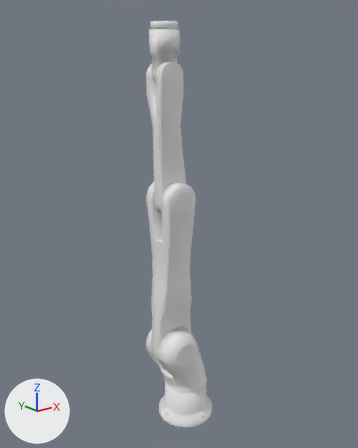
One commit to the COLLADA model models/ph-mpd-fcm/prod/scene/kuka.dae: the scene before it, then after it.
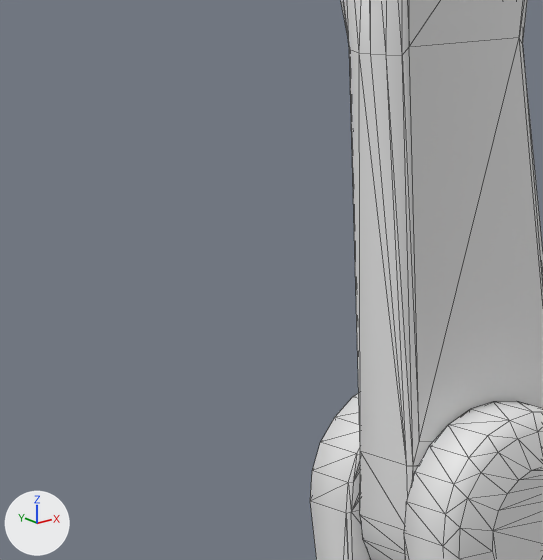
The first picture shows the older version from a 50 mm lens placed at (-10.06, -12.18, 12.24), pointed at (-0.19, 0.16, 7.31). The close-ups show both versions on the part from 27% to 51% of the width and 26% to 46% of the height of that picture; other places that the commit changed are outside them. Arrows for +X, +Y and +Z are at lower left; the lights stay in place. The close-ups show mesh edges as thin lines. Where no turn or scale is listed for an object, it has been applied to the vertices.

Names of what the first close-up shows: 'kukaLink2', 'kukaLink3'.
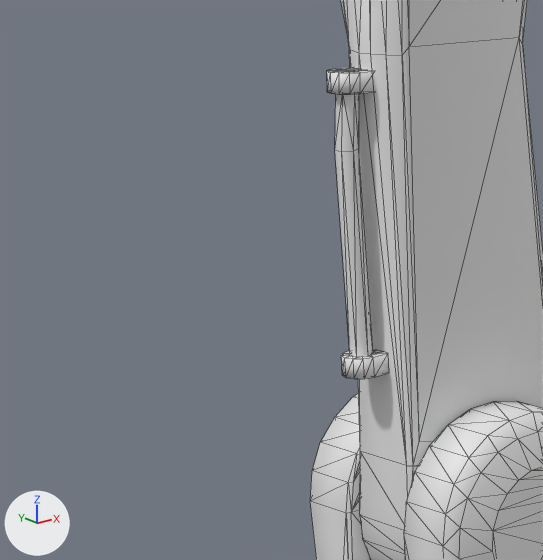
Pixel boxes [x1, y1, x2, y2] of what changed, in the close-ups (543 x 560 px):
'Circle_006', added: after [335, 94, 373, 357]
'kukaSleeveFixture4', added: after [327, 68, 374, 94]
'kukaSleeveFixture3', added: after [341, 350, 388, 379]

Edits to the bpy script that builds the scene:
```text
Add me_circle_006:
    me_circle_006.from_pydata(...)  # 48 vertices, 64 faces; spans x -0.1..0.1, y -0.1..0.1, z -0.05..0.05
Add me_circle_015:
    me_circle_015.from_pydata(...)  # 18 vertices, 24 faces; spans x -0.119..0.05, y -0.057..0.06, z -0.003..1.285
Add me_circle_011:
    me_circle_011.from_pydata(...)  # 48 vertices, 64 faces; spans x -0.103..0.103, y -0.1..0.1, z -0.056..0.056
Add ob_kukasleevefixture4:
    ob_kukasleevefixture4 = bpy.data.objects.new('kukaSleeveFixture4', me_circle_006)
    ob_kukasleevefixture4.location = (-1.332, 0.0, 10.464)
Add ob_circle_006:
    ob_circle_006 = bpy.data.objects.new('Circle_006', me_circle_015)
    ob_circle_006.location = (-1.278, -0.003, 9.132)
Add ob_kukasleevefixture3:
    ob_kukasleevefixture3 = bpy.data.objects.new('kukaSleeveFixture3', me_circle_011)
    ob_kukasleevefixture3.location = (-1.274, 0.0, 9.082)
```
